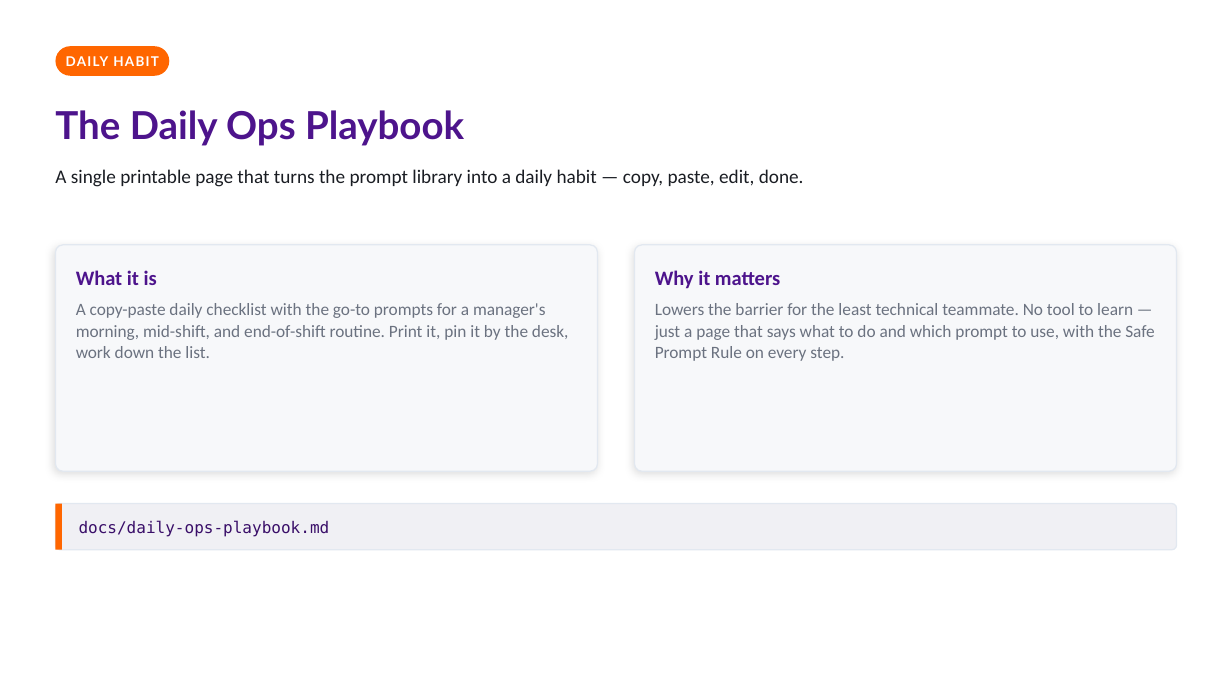
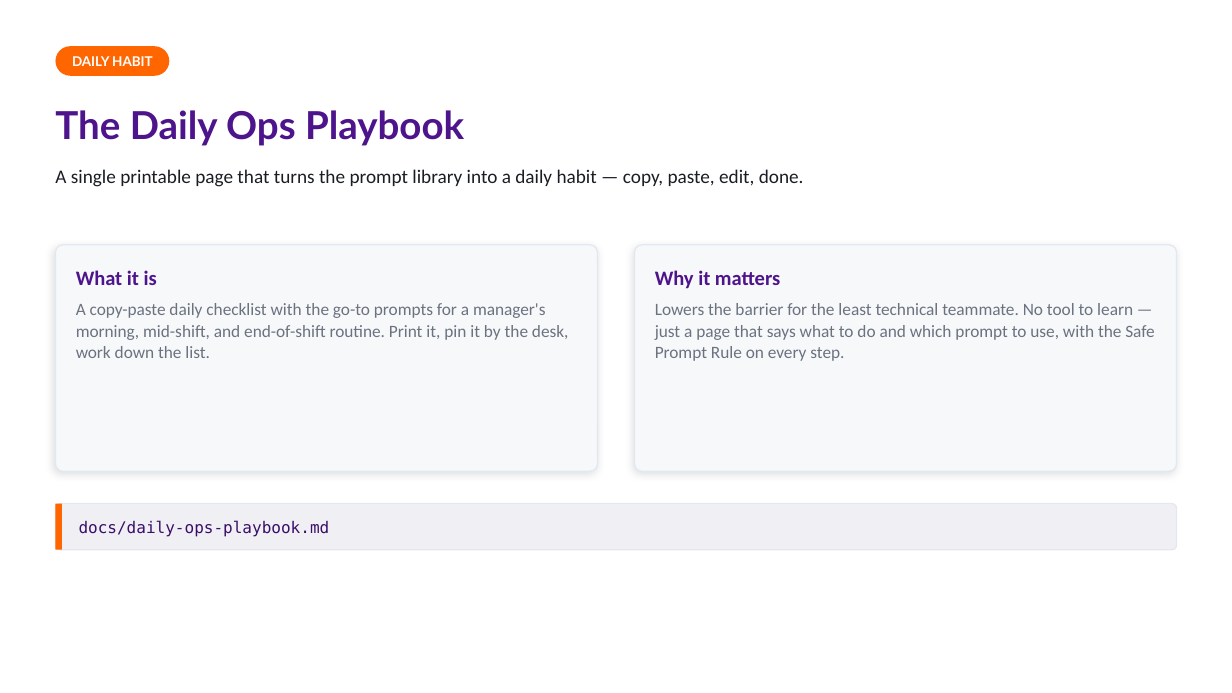
Before and after one commit to arigatoexpress/AI-Efficiency, a slide deck: slide 6 of assets/presentation-deck.pptx. Drawn at 1232x693 pixels with LibreOffice and Linux fonts; fonts in the diff are those of the drawing. Boxes give left, top, right and bottom in pixels: in the first picture for what was removed or moved away, otherwise in the second. Text is boxed around its words. In the diff, an @@ line names an element or a change of style, - is before the commit and + after.

```diff
--- a/assets/presentation-deck.pptx
+++ b/assets/presentation-deck.pptx
@@ text "DAILY HABIT" at [72, 56, 152, 66]: letter spacing 1 to 0 pt @@
```
Also in this commit, not shown: 6 other slides changed, 2 other files.
